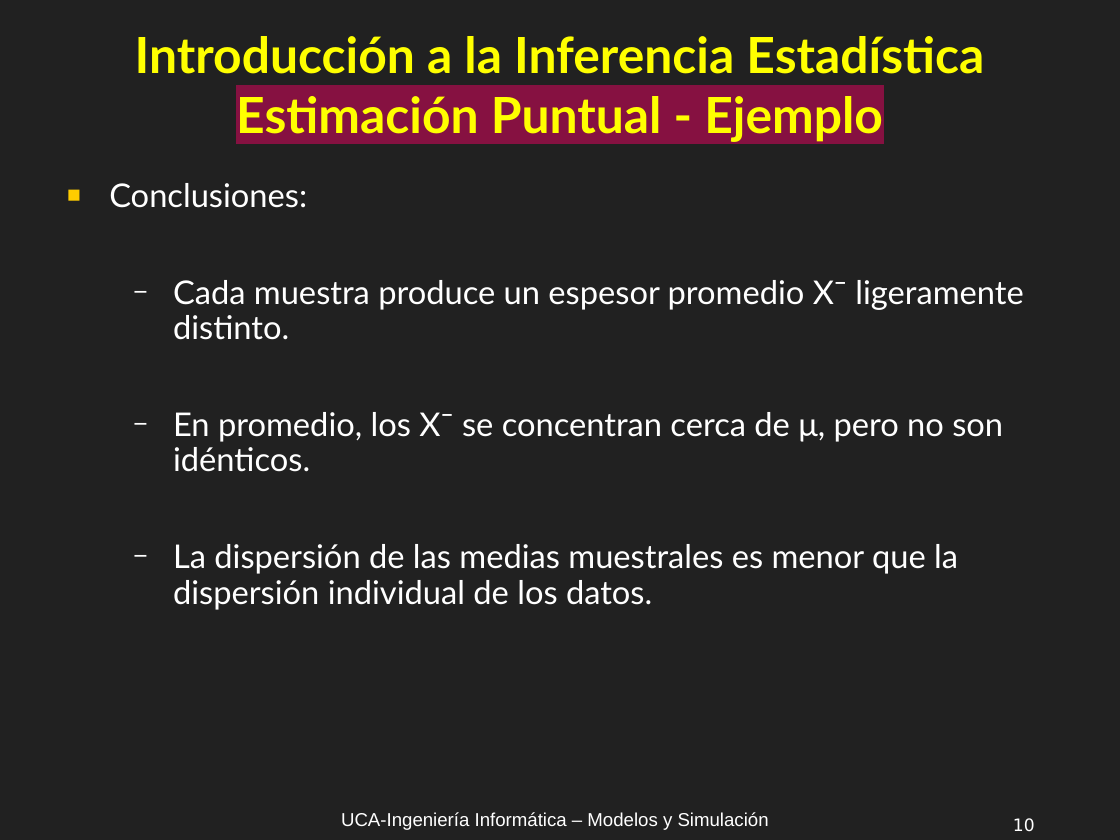
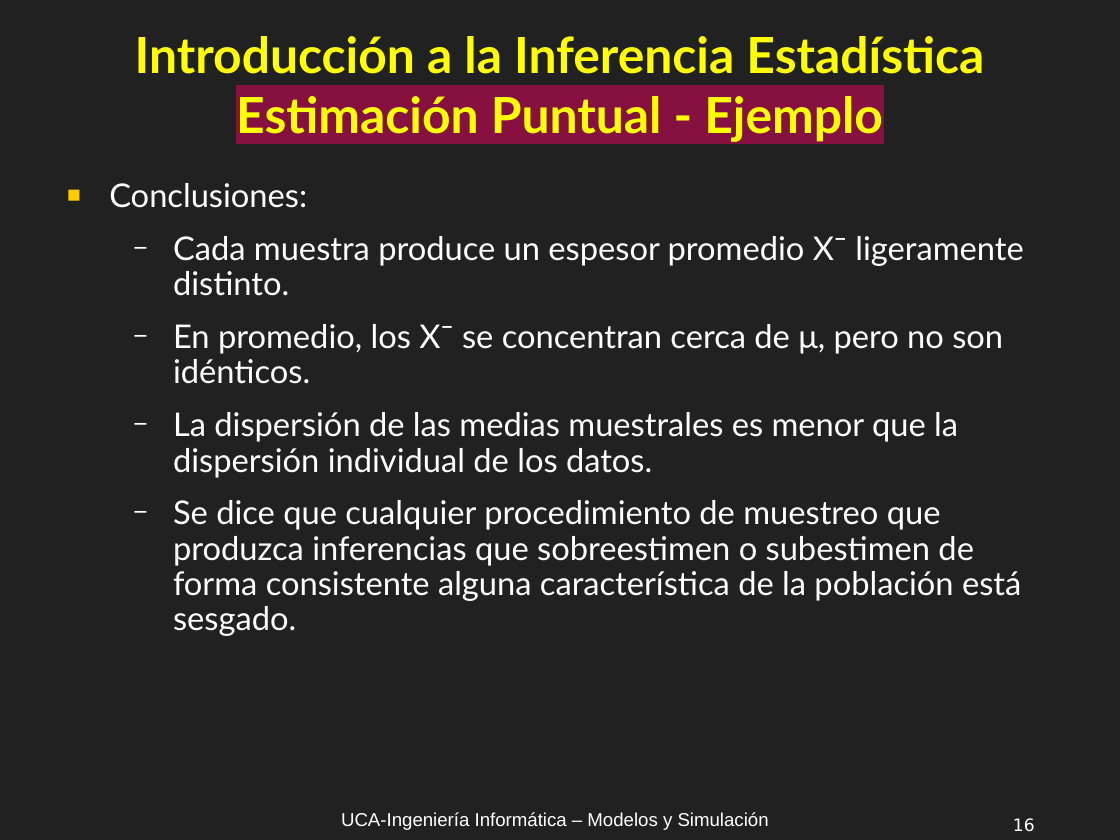
Before and after one commit to UCA-Facultad-de-Ingenieria-Clases-2025/MyS, a slide deck: slide 16 of Clases/MyS_C1A_Introducción_Inferencia_Estadística_R1.odp (slide 10 before the commit). Drawn at 1120x840 pixels with LibreOffice and Linux fonts; fonts in the diff are those of the drawing. Boxes give left, top, right and bottom in pixels: in the first picture for what was removed or moved away, otherwise in the second. Text is boxed around its words. In the diff, an @@ line names an element or a change of style, - is before the commit and + after.

```diff
--- a/Clases/MyS_C1A_Introducción_Inferencia_Estadística_R1.odp
+++ b/Clases/MyS_C1A_Introducción_Inferencia_Estadística_R1.odp
@@ text at (173,500,1021,636): paragraph added @@
+  − Se dice que cualquier procedimiento de muestreo que produzca inferencias que sobreestimen o subestimen de forma consistente alguna característica de la población está sesgado.
@@ page number at (1013,818,1035,832): text changed @@
-10
+16
```
Also in this commit, not shown: 5 other slides changed, 22 slides added, 1 other file.
